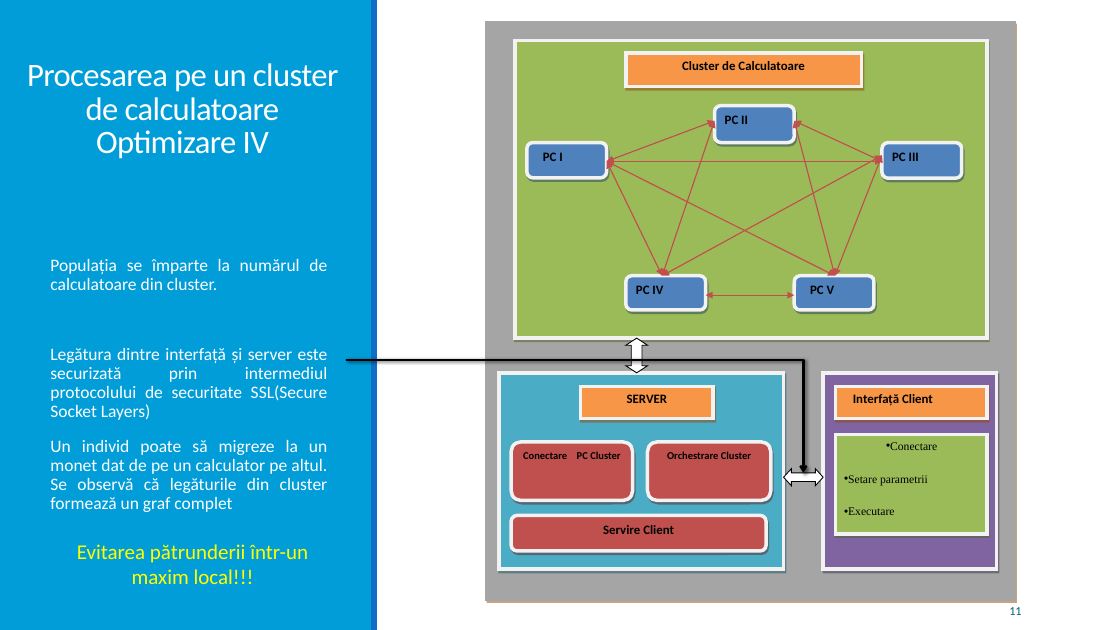
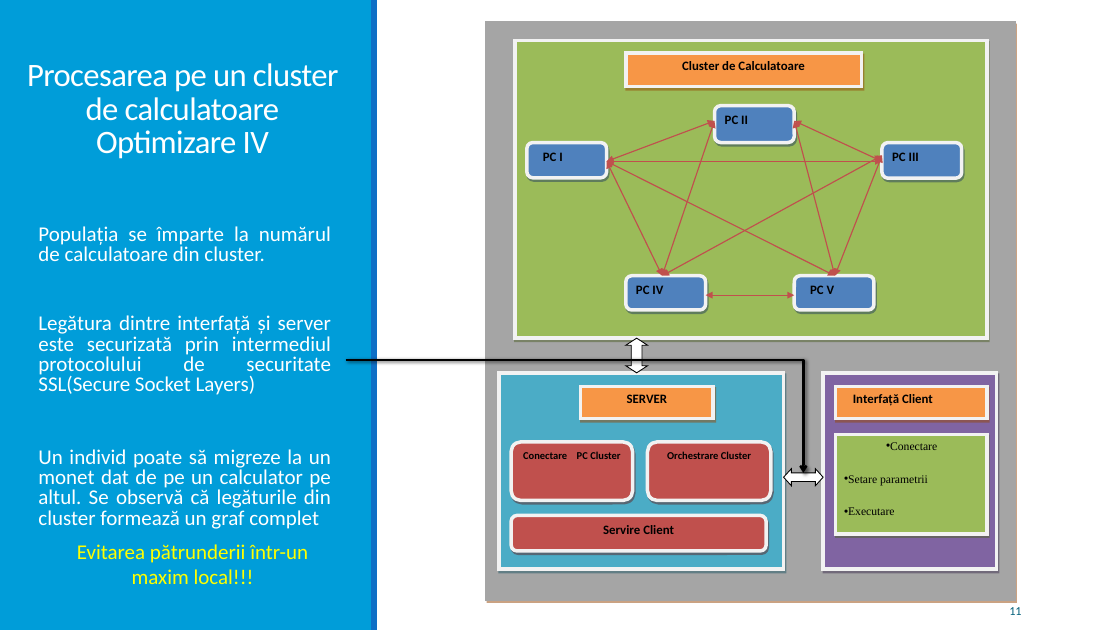
Before and after one commit to gnastaca/Licenta_2017, a slide deck: slide 11 of Licenta2017NastacaGheorghita/Prezentare.pptx. Drawn at 1120x630 pixels with LibreOffice and Linux fonts; fonts in the diff are those of the drawing. Boxes give left, top, right and bottom in pixels: in the first picture for what was removed or moved away, otherwise in the second. Text is boxed around its words. In the diff, an @@ line names an element or a change of style, - is before the commit and + after.

```diff
--- a/Licenta2017NastacaGheorghita/Prezentare.pptx
+++ b/Licenta2017NastacaGheorghita/Prezentare.pptx
@@ text "Populația se împarte la numărul ..." moved from (x1=50, y1=259, x2=328, y2=512) to (x1=38, y1=226, x2=331, y2=529) @@
@@ text "Populația se împarte la numărul ..." at (x1=38, y1=226, x2=331, y2=529): size 15 to 18 pt; line spacing 0.9 to 0.8 @@
```
Also in this commit, not shown: 2 other slides changed, 3 other files.
